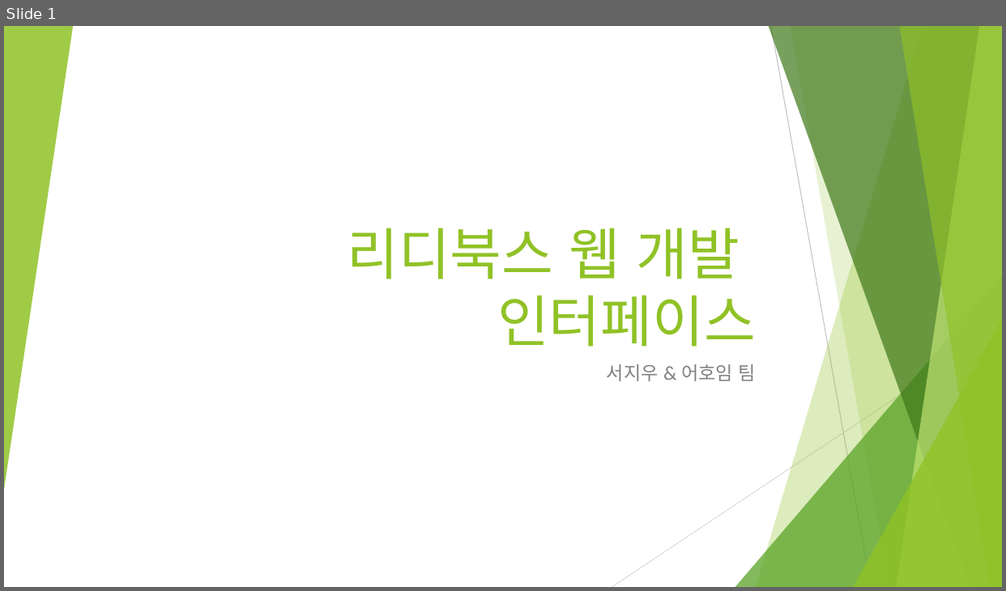
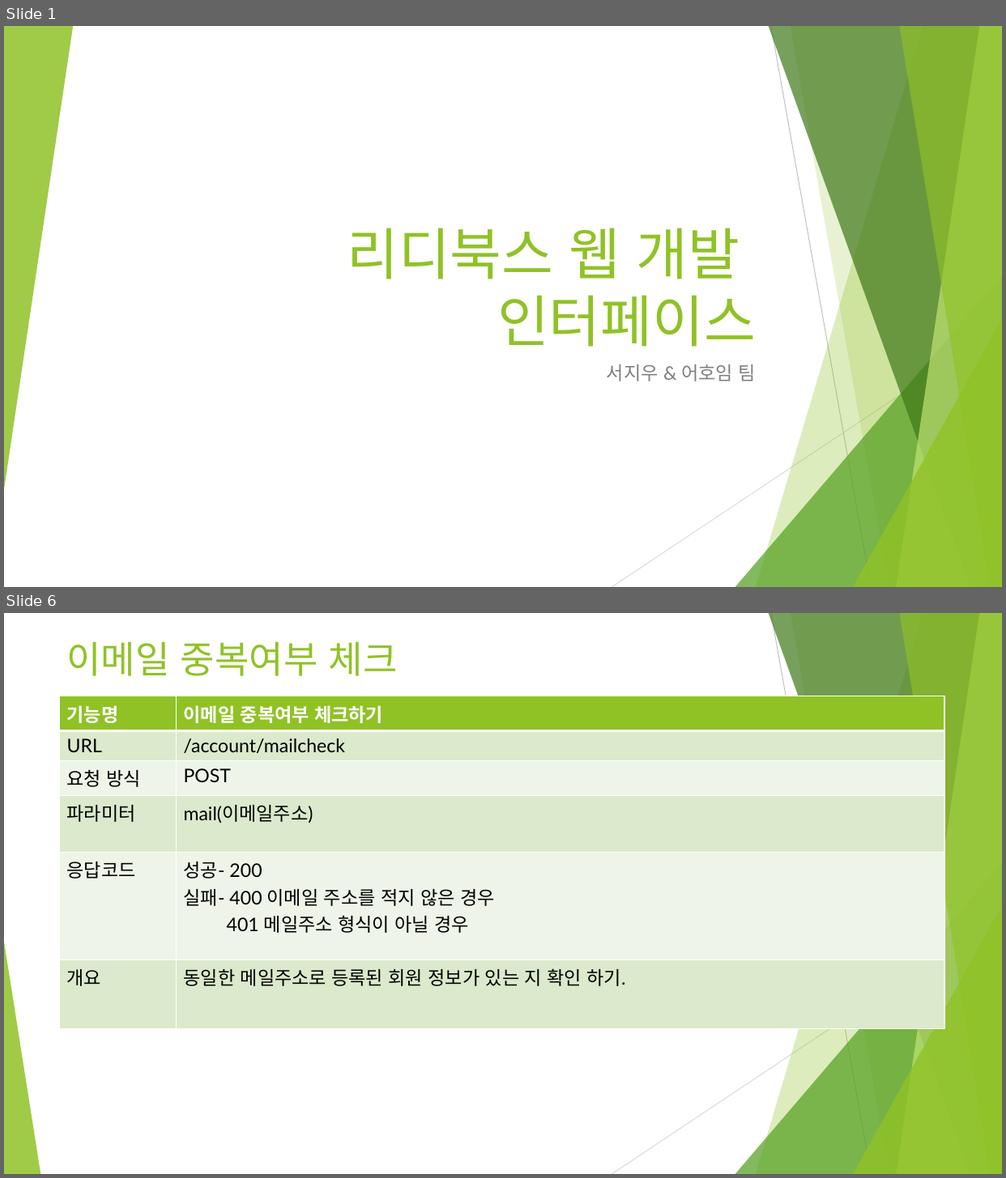
Before and after one commit to ridibooks-web/ridibooks, a slide deck: 리디북스 인터페이스.pptx. Shown one above the other, each under a label of ours: slide 1 before the commit, slides 1 and 6 after it; the slides between them are not shown. The pictures are 1006x591 and 1006x1178 pixels, drawn with LibreOffice and Linux fonts; fonts in the diff are those of the drawing. Boxes give left, top, right and bottom in pixels: in the first picture for what was removed or moved away, otherwise in the second. Text is boxed around its words. In the diff, an @@ line names an element or a change of style, - is before the commit and + after.

```diff
--- a/리디북스 인터페이스.pptx
+++ b/리디북스 인터페이스.pptx
@@ slide 6 added at (x1=4, y1=613, x2=1002, y2=1174), background #FFFFFF; not listed: 9 template elements that a slide beside it also shows @@
@@ text added at (x1=66, y1=641, x2=398, y2=676), 36 pt, text #90C226 @@
+이메일 중복여부 체크
@@ table added at (x1=59, y1=696, x2=945, y2=1016), 6 rows, 2 columns @@
+기능명 | 이메일 중복여부 체크하기
+URL | /account/mailcheck
+요청 방식 | POST
+파라미터 | mail(이메일주소)
+응답코드 | 성공- 200 / 실패- 400 이메일 주소를 적지 않은 경우 / 401 메일주소 형식이 아닐 경우
+개요 | 동일한 메일주소로 등록된 회원 정보가 있는 지 확인 하기.
@@ triangle added at (x1=4, y1=942, x2=40, y2=1174), fill #90C226 at 85% opacity @@
```
Also in this commit, not shown: 14 slides changed, 3 other slides added, 7 slides removed, 1 other file.
